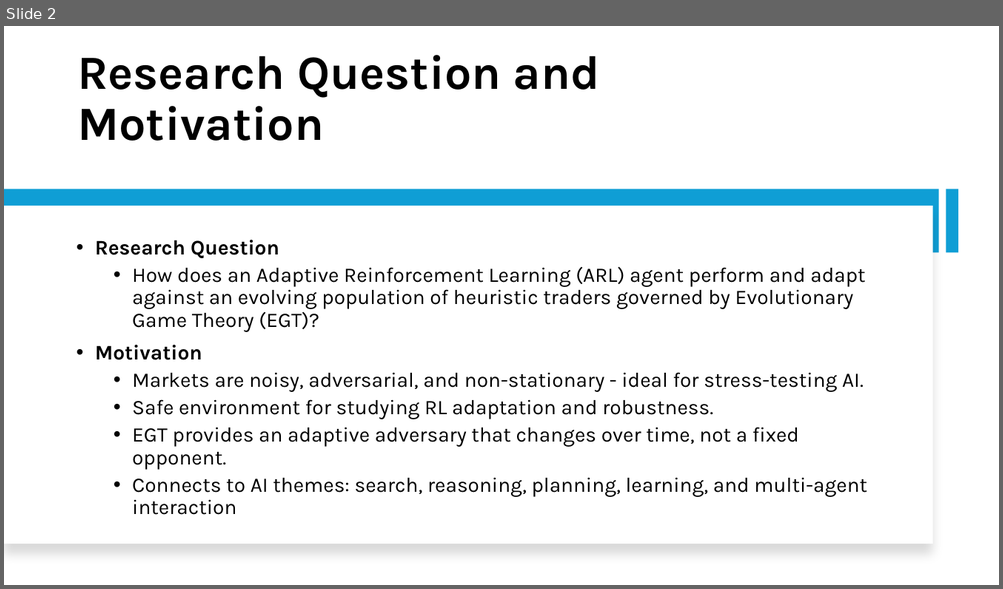
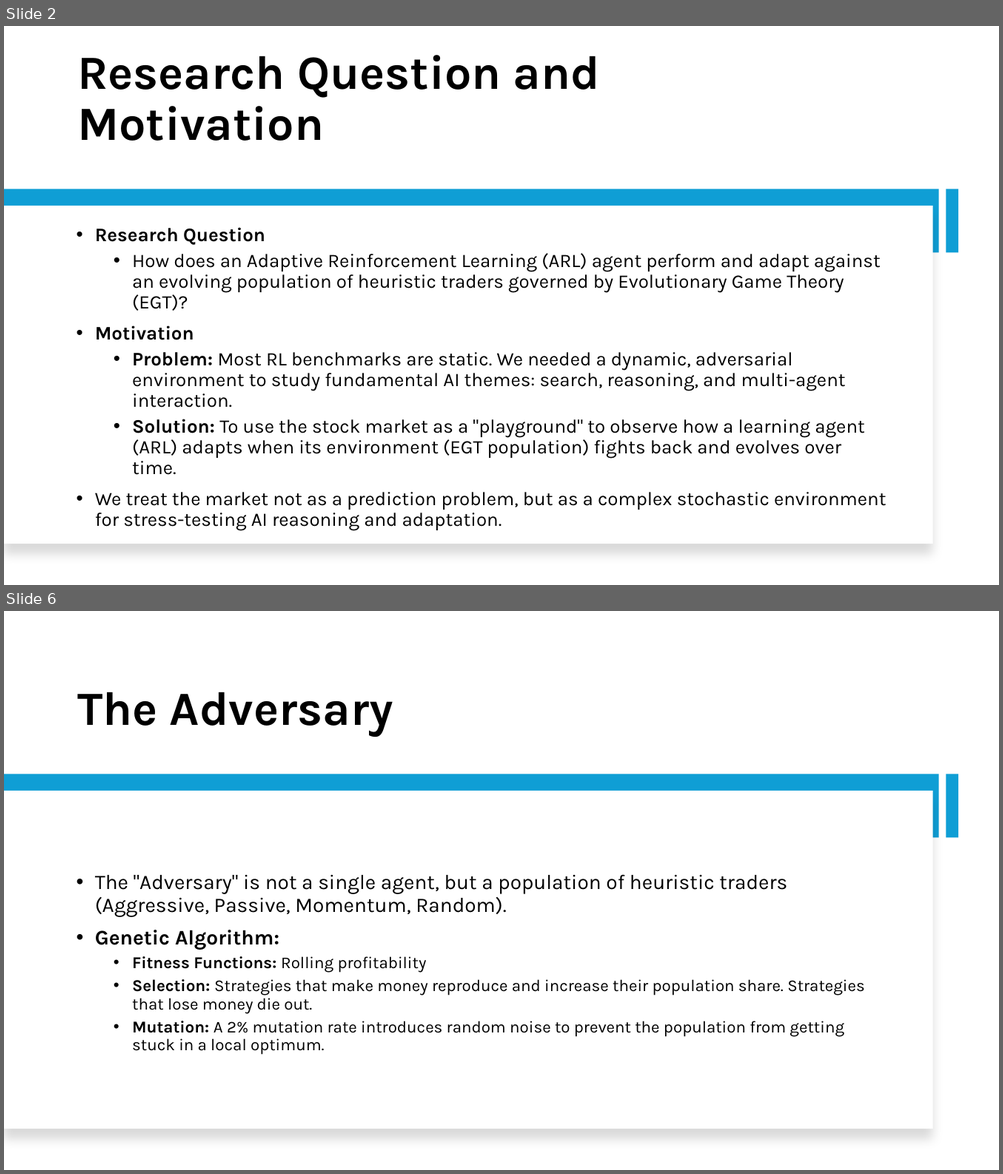
Before and after one commit to Srithwak/Coevolutionary_ARL_vs_EGT_agents_research, a slide deck: presentation.pptx. Shown one above the other, each under a label of ours: slide 2 before the commit, slides 2 and 6 after it; the slides between them are not shown. The pictures are 1003x589 and 1003x1174 pixels, drawn with LibreOffice and Linux fonts; fonts in the diff are those of the drawing. Boxes give left, top, right and bottom in pixels: in the first picture for what was removed or moved away, otherwise in the second. Text is boxed around its words. In the diff, an @@ line names an element or a change of style, - is before the commit and + after.

```diff
--- a/presentation.pptx
+++ b/presentation.pptx
@@ slide 6 added at (4, 611, 999, 1170), background #FFFFFF @@
@@ title added at (77, 692, 393, 737), 46 pt, text #000000, bold @@
+The Adversary
@@ rectangle added at (4, 775, 939, 838), fill #0F9ED5 @@
@@ rectangle added at (945, 775, 959, 838), fill #0F9ED5 @@
@@ rectangle added at (4, 791, 933, 1130), fill #FFFFFF @@
@@ text added at (95, 874, 865, 1055), 16 pt, text #000000 @@
+• The "Adversary" is not a single agent, but a population of heuristic traders (Aggressive, Passive, Momentum, Random).
+• Genetic Algorithm:
+  • Fitness Functions: Rolling profitability
+  • Selection: Strategies that make money reproduce and increase their population share. Strategies that lose money die out.
+  • Mutation: A 2% mutation rate introduces random noise to prevent the population from getting stuck in a local optimum.
@@ slide 2 changed as well @@
@@ text at (95, 227, 880, 340): size 20 to 18.5 pt in "Research Question", "How does an Adaptive Reinforcement Learning (ARL) ...", "Motivation" @@
@@ text at (95, 352, 886, 531): text changed; size 20 to 18.5 pt @@
-  • Markets are noisy, adversarial, and non-stationary - ideal for stress-testing AI.
-  • Safe environment for studying RL adaptation and robustness.
-  • EGT provides an adaptive adversary that changes over time, not a fixed opponent.
-  • Connects to AI themes: search, reasoning, planning, learning, and multi-agent interaction
+  • Problem: Most RL benchmarks are static. We needed a dynamic, adversarial environment to study fundamental AI themes: search, reasoning, and multi-agent interaction.
+  • Solution: To use the stock market as a "playground" to observe how a learning agent (ARL) adapts when its environment (EGT population) fights back and evolves over time.
+• We treat the market not as a prediction problem, but as a complex stochastic environment for stress-testing AI reasoning and adaptation.
```
Also in this commit, not shown: 4 other slides changed, 8 other slides added, 9 slides removed, 52 other files.
